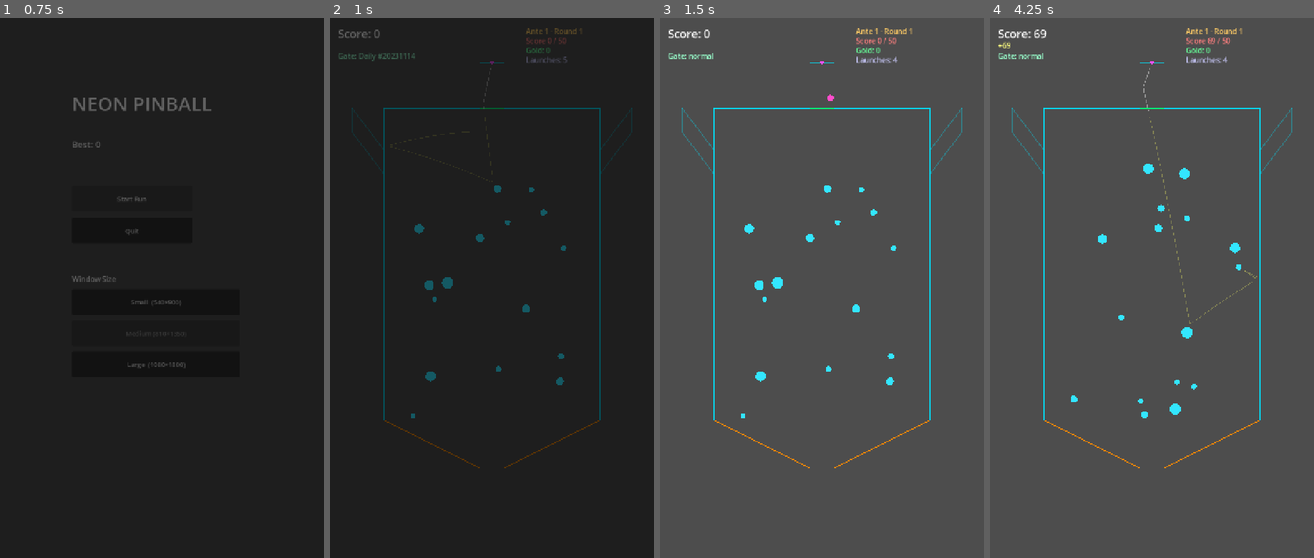
Above: before the commit, frames 1-4 (left to right).
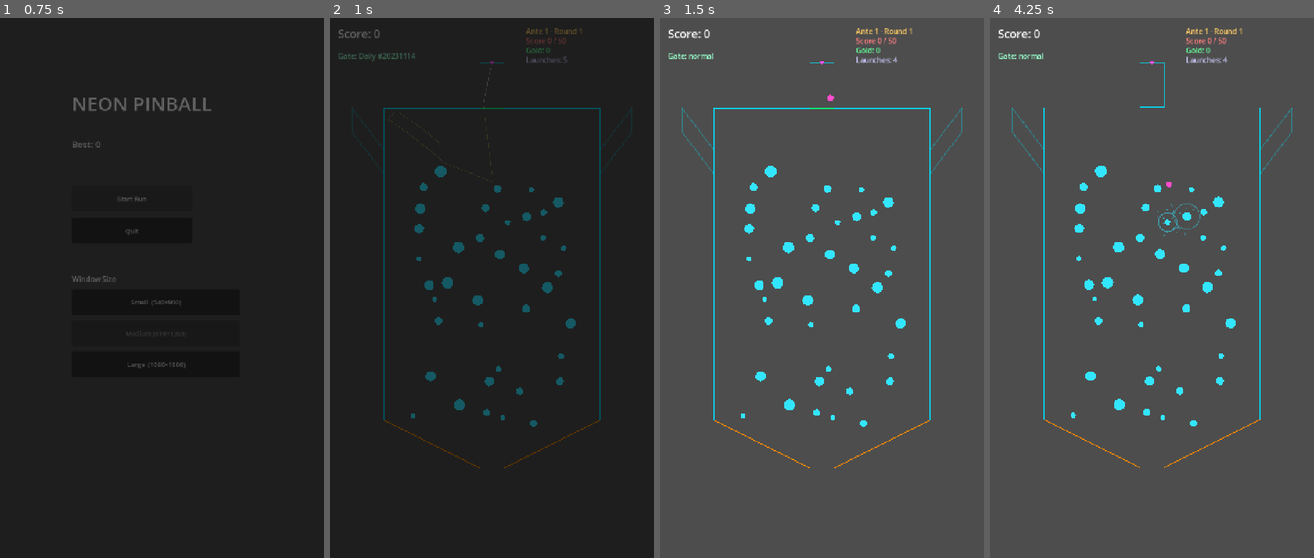
Above: after the commit, the same moments.

Repository: GencyZ/NeonPinball
Game: Godot game, scene res://scenes/main_menu.tscn
Two runs of this game, one before a commit and one after it. Both use one fixed random seed, a clock stepped at 60 frames per second and the inputs below.
Inputs (mouse positions are in pixels of both pictures, inside the frame that each line leads up to):
- Up to frame 1 (0.75 s): click "Start Run" at 0.5 s
- Up to frame 2 (1 s): no input
- Up to frame 3 (1.5 s): tap Enter at 1.25 s; move the mouse to (893, 261) at 1.27 s; hold D from 1.28 s (still down); hold Shift from 1.28 s (still down); click (893, 261) at 1.42 s
- Up to frame 4 (4.25 s): tap Space at 1.52 s; release D at 2 s; release Shift at 2 s; drag from (1087, 315) to (1135, 396) at 2.02 s; move the mouse to (1184, 169) at 2.77 s; hold D 2.78-3.5 s; tap Ctrl at 2.85 s; drag from (1135, 396) to (1054, 207) at 3.52 s

Frame 1 is identical in both runs. In frame 2, 0.8% of the frame differs, in the area x 26-76%, y 27-76%; in frame 3, 0.8%; in frame 4, 2.4%, in the area x 2-93%, y 2-84%.

Commit message:
tweak: increase peg count range (25+ante*2 .. 38+ante*3)
ante1: 27-40, ante8: 41-62

Co-Authored-By: Claude Sonnet 4.6 <noreply@anthropic.com>

Diff:
--- a/game/view/board_view.gd
+++ b/game/view/board_view.gd
@@ -98,7 +98,7 @@
 	var depth := (ante - 1) * 3 + ria   # 0 (ante1 r1) … 23 (ante8 boss)
 	var rng := DeterministicRng.derive(int(RunMan.state[&"master_seed"]) + _launch_count, 0x9E3779B9)
 
-	var count := rng.range_int(12 + ante * 2, 16 + ante * 3)
+	var count := rng.range_int(25 + ante * 2, 38 + ante * 3)
 
 	# Placeable area: inside board, above funnel, with margins
 	var margin := 44.0
